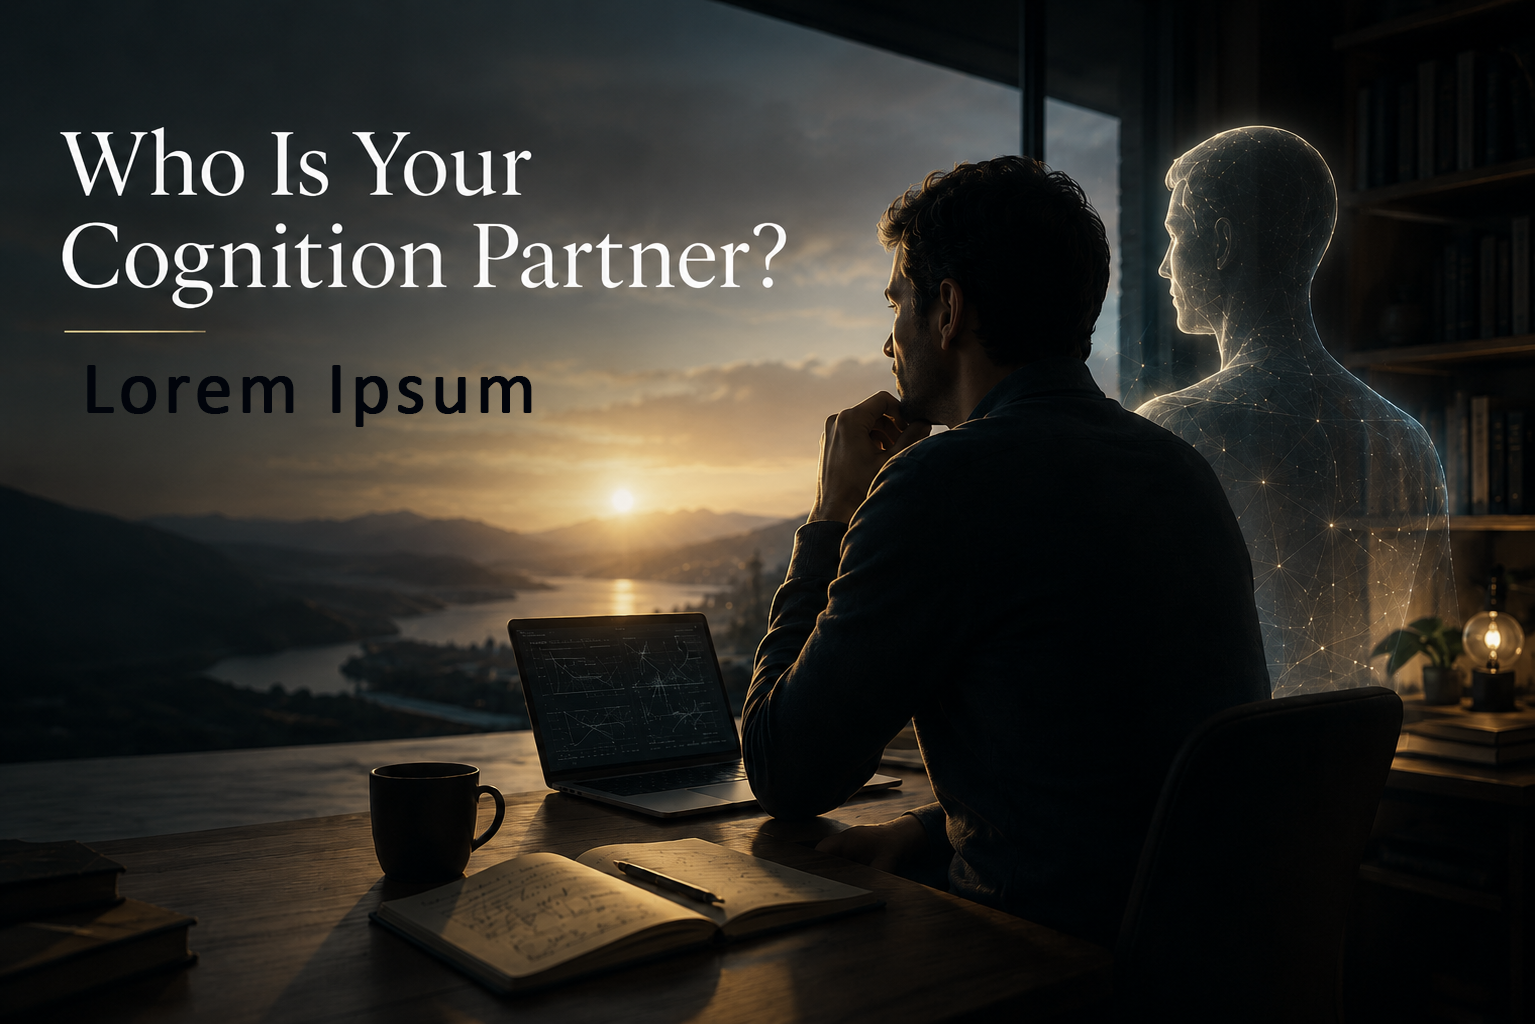
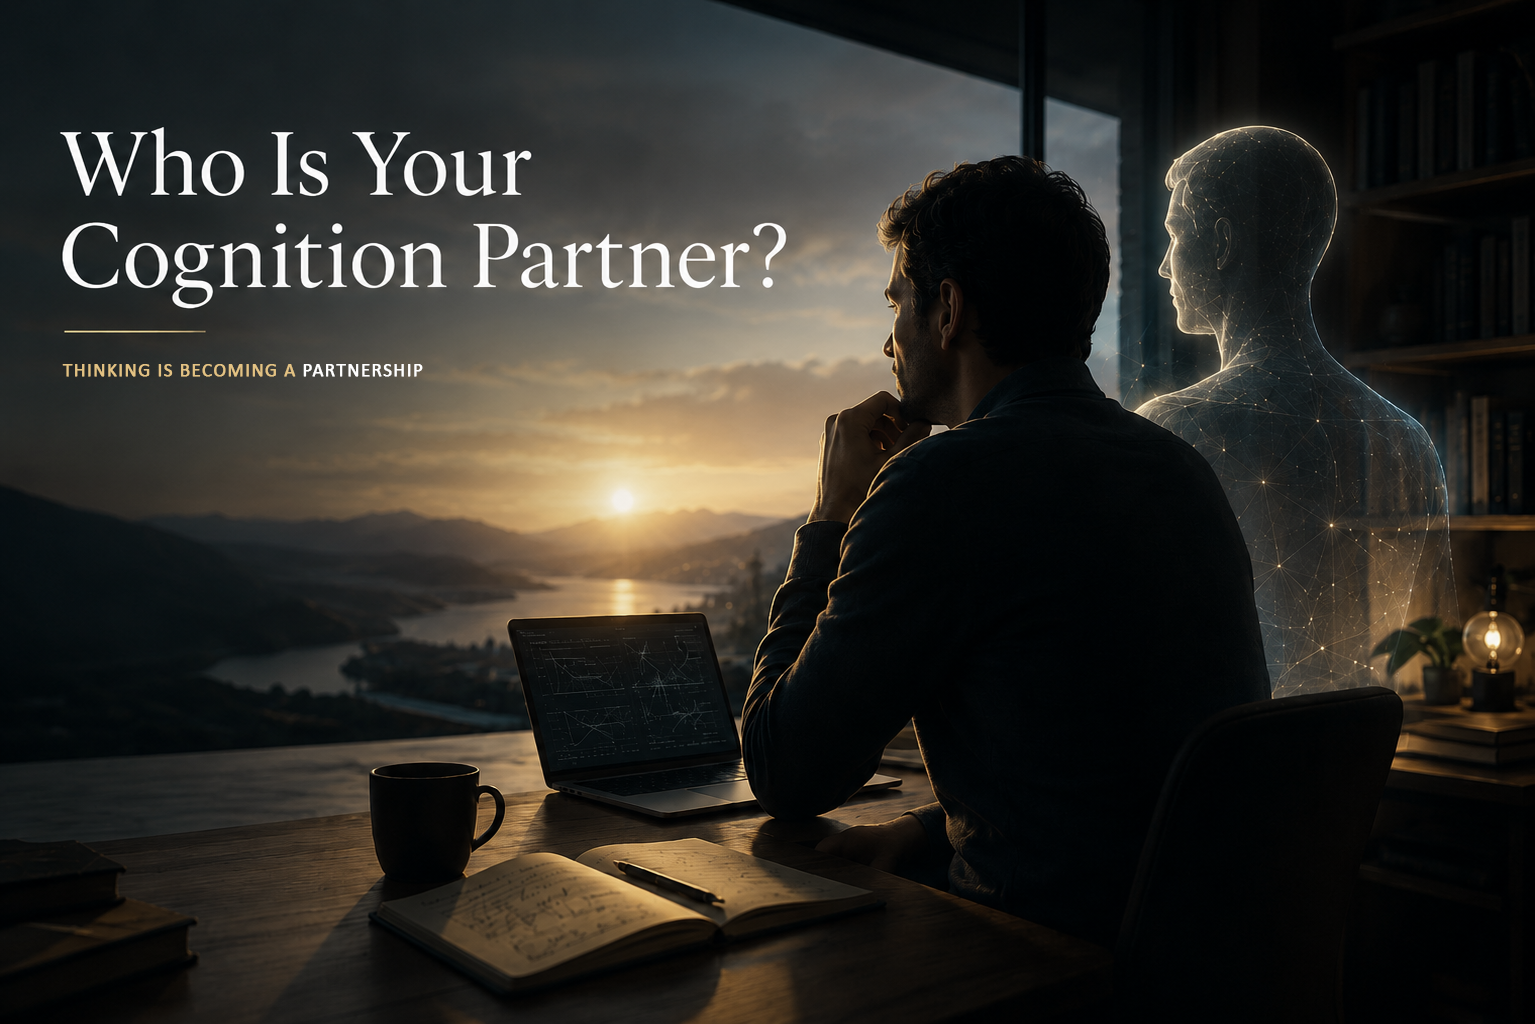
The second w=1535, h=1024 image is a revision of the first. Changes to its layers:
renamed "Lorem Ipsum" to "THINKING IS BECOMING A PARTNERSHIP", painted on it over [62, 364, 532, 427]